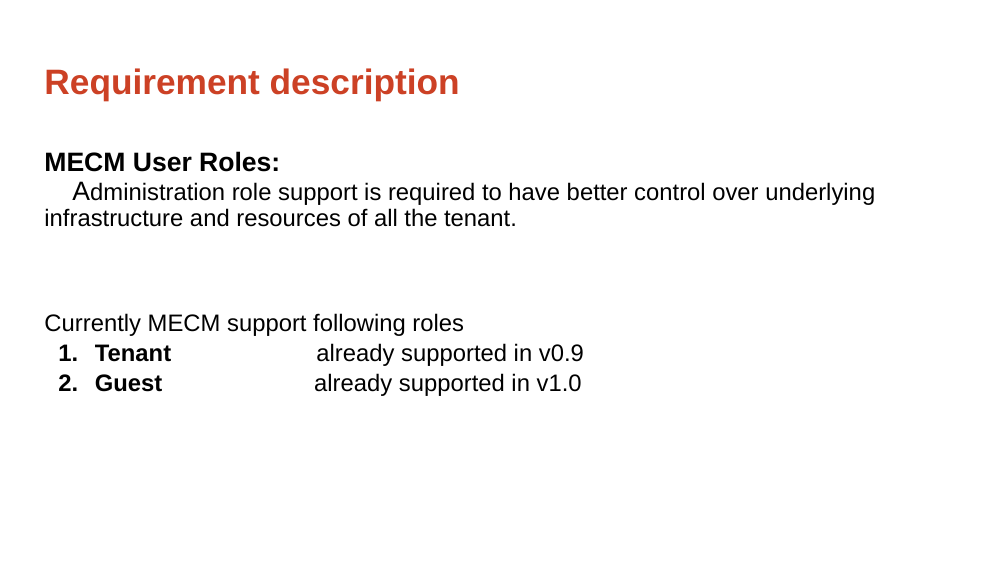
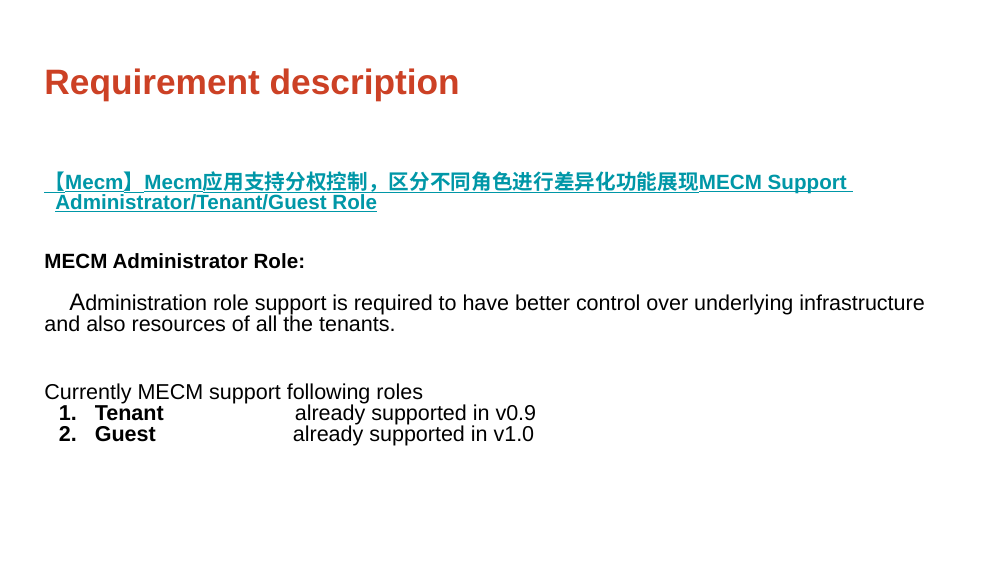
Before and after one commit to EdgeGallery/community, a slide deck: slide 2 of MECM PT/Release V1.1/MECM admin role support.pptx. Drawn at 1008x567 pixels with LibreOffice and Linux fonts; fonts in the diff are those of the drawing. Boxes give left, top, right and bottom in pixels: in the first picture for what was removed or moved away, otherwise in the second. Text is boxed around its words. In the diff, an @@ line names an element or a change of style, - is before the commit and + after.

Commit message:
mecm admin support ppt updated

```diff
--- a/MECM PT/Release V1.1/MECM admin role support.pptx
+++ b/MECM PT/Release V1.1/MECM admin role support.pptx
@@ text at box(44, 171, 924, 332): text changed; size 17 to 15.4 pt @@
-MECM User Roles:
-Administration role support is required to have better control over underlying infrastructure and resources of all the tenant.
+【Mecm】Mecm应用支持分权控制，区分不同角色进行差异化功能展现MECM Support
+Administrator/Tenant/Guest Role
+MECM Administrator Role:
+Administration role support is required to have better control over underlying infrastructure and also resources of all the tenants.
@@ text at box(44, 383, 537, 446): size 17 to 15.4 pt in "Currently MECM support following roles", "Tenant already supported in v0.9", "Guest already supported in v1.0"; line spacing 0.9 to 0.8; line spacing 1.05 to 0.8 @@
```
Also in this commit, not shown: 2 other slides changed, 1 other file.
